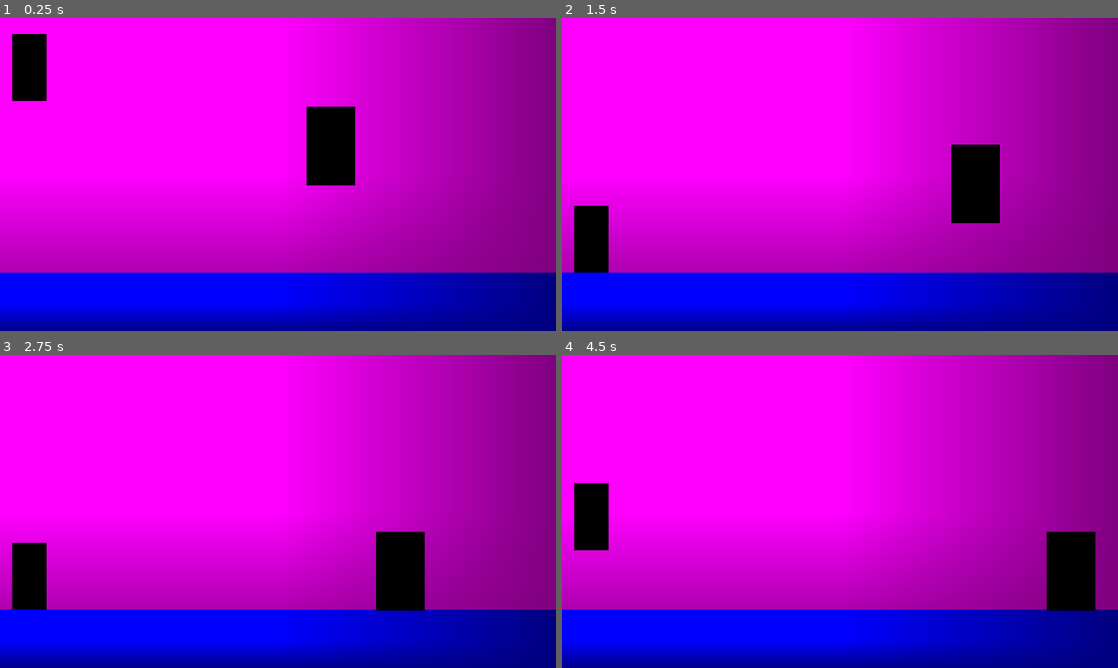
Above: before the commit, frames 1-4 (two rows, left to right).
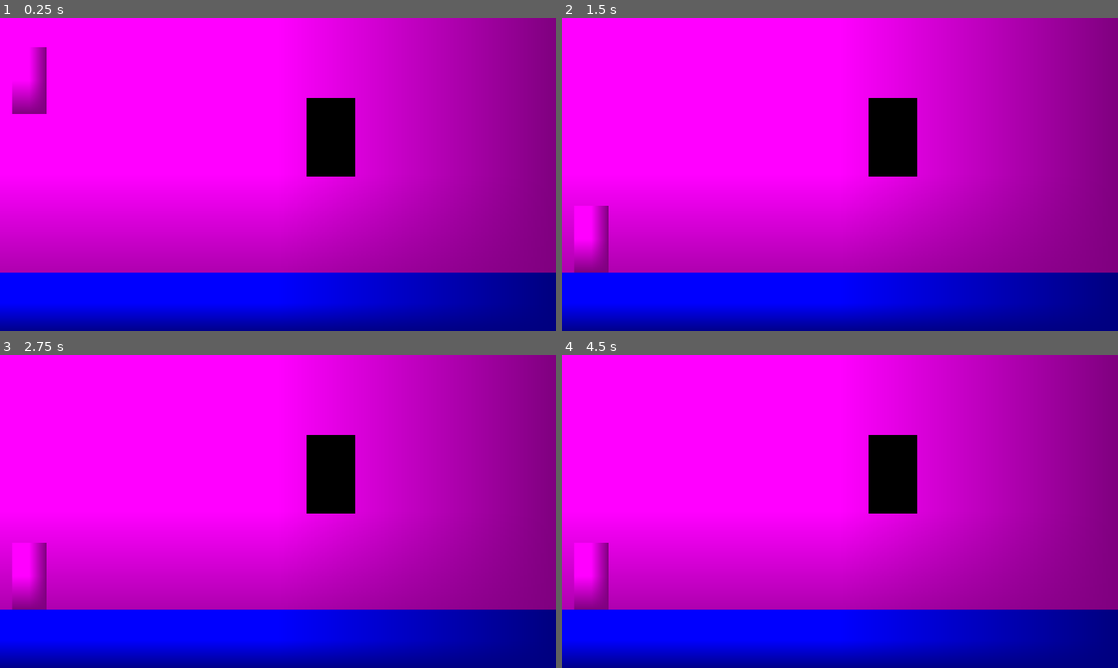
Above: after the commit, the same moments.

Repository: bjosephkatz/Bethesda-Brawl
Game: Godot game, scene res://scenes/game_arena.tscn
The game is run twice, just before and just after one commit, with the same random seed, the same clock (stepped at 60 frames per second) and the same inputs.
Inputs:
- Up to frame 1 (0.25 s): no input
- Up to frame 2 (1.5 s): tap Enter (ui_accept) at 0.5, 0.6 s; hold D (move_right, bound only before the commit) from 0.53 s (still down); tap W (jump, bound only before the commit) at 0.77, 1.07 s; tap M (attack_p1, bound only after the commit) at 0.8, 1.35 s
- Up to frame 3 (2.75 s): tap W (jump, bound only before the commit) at 1.52, 1.82, 2.3 s; tap F (attack_p2, bound only after the commit) at 1.55, 2.1 s; release D (move_right, bound only before the commit) at 2.03 s; hold A (move_left, bound only before the commit) from 2.03 s (still down)
- Up to frame 4 (4.5 s): release A (move_left, bound only before the commit) at 2.78 s; hold D (move_right, bound only before the commit) 2.78-4.28 s; tap W (jump, bound only before the commit) at 2.85, 3.02, 3.32, 3.77, 4.07 s; tap Up (jump_p1, bound only after the commit) at 3.05, 3.6 s; tap Enter (ui_accept) at 3.8, 4.35 s; hold A (move_left, bound only before the commit) from 4.28 s (still down)

The runs differ from the first frame. In frame 1, 2.1% of the frame differs, in the area x 2-64%, y 5-54%; in frame 2, 5.7%; in frame 3, 5.7%; in frame 4, 6.6%, in the area x 2-96%, y 25-82%.
Error after the commit: Parse Error: Expected closing ")" after call arguments. (res://scenes/player2.gd:22)

Commit message:
Working on player attack system, added temporary hitboxes

Diff:
--- a/project.godot
+++ b/project.godot
@@ -22,24 +22,43 @@
 
 [input]
 
-move_left={
+move_left_p1={
+"deadzone": 0.2,
+"events": [Object(InputEventKey,"resource_local_to_scene":false,"resource_name":"","device":-1,"window_id":0,"alt_pressed":false,"shift_pressed":false,"ctrl_pressed":false,"meta_pressed":false,"pressed":false,"keycode":0,"physical_keycode":4194319,"key_label":0,"unicode":0,"location":0,"echo":false,"script":null)
+]
+}
+move_right_p1={
+"deadzone": 0.2,
+"events": [Object(InputEventKey,"resource_local_to_scene":false,"resource_name":"","device":-1,"window_id":0,"alt_pressed":false,"shift_pressed":false,"ctrl_pressed":false,"meta_pressed":false,"pressed":false,"keycode":0,"physical_keycode":4194321,"key_label":0,"unicode":0,"location":0,"echo":false,"script":null)
+]
+}
+jump_p1={
+"deadzone": 0.2,
+"events": [Object(InputEventKey,"resource_local_to_scene":false,"resource_name":"","device":-1,"window_id":0,"alt_pressed":false,"shift_pressed":false,"ctrl_pressed":false,"meta_pressed":false,"pressed":false,"keycode":0,"physical_keycode":4194320,"key_label":0,"unicode":0,"location":0,"echo":false,"script":null)
+]
+}
+attack_p1={
+"deadzone": 0.2,
+"events": [Object(InputEventKey,"resource_local_to_scene":false,"resource_name":"","device":-1,"window_id":0,"alt_pressed":false,"shift_pressed":false,"ctrl_pressed":false,"meta_pressed":false,"pressed":false,"keycode":0,"physical_keycode":77,"key_label":0,"unicode":109,"location":0,"echo":false,"script":null)
+]
+}
+move_left_p2={
 "deadzone": 0.2,
 "events": [Object(InputEventKey,"resource_local_to_scene":false,"resource_name":"","device":-1,"window_id":0,"alt_press …(191 unchanged characters)…
 ]
 }
-move_right={
+move_right_p2={
 "deadzone": 0.2,
 "events": [Object(InputEventKey,"resource_local_to_scene":false,"resource_name":"","device":-1,"window_id":0,"alt_press …(192 unchanged characters)…
 ]
 }
-jump={
+jump_p2={
 "deadzone": 0.2,
 "events": [Object(InputEventKey,"resource_local_to_scene":false,"resource_name":"","device":-1,"window_id":0,"alt_press …(192 unchanged characters)…
 ]
 }
-attack={
+attack_p2={
 "deadzone": 0.2,
 "events": [Object(InputEventKey,"resource_local_to_scene":false,"resource_name":"","device":-1,"window_id":0,"alt_press …(192 unchanged characters)…
-, Object(InputEventKey,"resource_local_to_scene":false,"resource_name":"","device":-1,"window_id":0,"alt_pressed":false,"shift_pressed":false,"ctrl_pressed":false,"meta_pressed":false,"pressed":false,"keycode":0,"physical_keycode":77,"key_label":0,"unicode":109,"location":0,"echo":false,"script":null)
 ]
 }
--- a/scenes/game_arena.tscn
+++ b/scenes/game_arena.tscn
@@ -15,8 +15,14 @@
 [sub_resource type="RectangleShape2D" id="RectangleShape2D_2xdjh"]
 size = Vector2(79, 154)
 
+[sub_resource type="RectangleShape2D" id="RectangleShape2D_morgh"]
+size = Vector2(53, 127)
+
 [sub_resource type="RectangleShape2D" id="RectangleShape2D_pwy2h"]
 size = Vector2(109, 177)
+
+[sub_resource type="RectangleShape2D" id="RectangleShape2D_pou1h"]
+size = Vector2(54, 145)
 
 [node name="GameArena" type="Node2D"]
 
@@ -37,11 +43,10 @@
 scale = Vector2(1280, 140)
 texture = SubResource("PlaceholderTexture2D_2xdjh")
 
-[node name="Player" type="CharacterBody2D" parent="."]
+[node name="Player" type="CharacterBody2D" parent="." groups=["players"]]
 script = ExtResource("1_2xdjh")
 
 [node name="Sprite2D" type="Sprite2D" parent="Player"]
-modulate = Color(0, 1, 0, 1)
 position = Vector2(67.5, 94)
 scale = Vector2(79, 154)
 texture = SubResource("PlaceholderTexture2D_a1nvs")
@@ -50,7 +55,14 @@
 position = Vector2(67.5, 94)
 shape = SubResource("RectangleShape2D_2xdjh")
 
-[node name="Player2" type="CharacterBody2D" parent="."]
+[node name="AttackArea" type="Area2D" parent="Player"]
+monitoring = false
+
+[node name="CollisionShape2D" type="CollisionShape2D" parent="Player/AttackArea"]
+position = Vector2(105, 95)
+shape = SubResource("RectangleShape2D_morgh")
+
+[node name="Player2" type="CharacterBody2D" parent="." groups=["players"]]
 modulate = Color(1, 0, 1, 1)
 script = ExtResource("2_pwy2h")
 
@@ -63,3 +75,13 @@
 [node name="CollisionShape2D" type="CollisionShape2D" parent="Player2"]
 position = Vector2(761.5, 274.5)
 shape = SubResource("RectangleShape2D_pwy2h")
+
+[node name="AttackArea2" type="Area2D" parent="Player2"]
+monitoring = false
+
+[node name="CollisionShape2D" type="CollisionShape2D" parent="Player2/AttackArea2"]
+position = Vector2(704, 272.5)
+shape = SubResource("RectangleShape2D_pou1h")
+
+[connection signal="body_entered" from="Player/AttackArea" to="Player" method="_on_attack_area_body_entered"]
+[connection signal="body_entered" from="Player2/AttackArea2" to="Player2" method="_on_attack_area_2_body_entered"]
--- a/scenes/player2.gd
+++ b/scenes/player2.gd
@@ -3,17 +3,47 @@
 const SPEED = 200
 const GRAVITY = 600
 const JUMP_FORCE = -400
+const ATTACK_DURATION = 0.2  # seconds
+
+@onready var attack_area = $AttackArea
+
+var is_attacking = false
+var attack_timer = 0.0
 
 func _physics_process(delta):
-	# Apply gravity
 	velocity.y += GRAVITY * delta
 
-	# Handle left/right movement (A/D)
-	var input_direction = Input.get_action_strength("move_right") - Input.get_action_strength("move_left")
+	var input_direction = Input.get_action_strength("move_right_p2") - Input.get_action_strength("move_left_p2")
 	velocity.x = input_direction * SPEED
 
-	# Jump (W)
-	if is_on_floor() and Input.is_action_just_pressed("jump"):
+	if is_on_floor() and Input.is_action_just_pressed("jump_p2"):
 		velocity.y = JUMP_FORCE
 
+	if Input.is_action_just_pressed("attack_p2"f) and not is_attacking:
+		perform_attack()
+
+	if is_attacking:
+		attack_timer -= delta
+		if attack_timer <= 0.0:
+			end_attack()
+
 	move_and_slide()
+
+
+func perform_attack():
+	is_attacking = true
+	attack_timer = ATTACK_DURATION
+	attack_area.monitoring = true
+
+func end_attack():
+	is_attacking = false
+	attack_area.monitoring = false
+
+func _on_AttackArea_body_entered(body):
+	if body.is_in_group("players") and body != self:
+		print("Hit: ", body.name)
+		# TODO: Add health/damage logic here
+
+
+func _on_attack_area_2_body_entered(body: Node2D) -> void:
+	pass # Replace with function body.
--- a/scripts/player.gd
+++ b/scripts/player.gd
@@ -1,21 +1,48 @@
 extends CharacterBody2D
 
-# Constants
-const SPEED = 200
-const GRAVITY = 600
-const JUMP_FORCE = -400
+const SPEED = 500
+const GRAVITY = 1500
+const JUMP_FORCE = -800
+const ATTACK_DURATION = 0.2  # seconds
+
+@onready var attack_area = $AttackArea
+
+var is_attacking = false
+var attack_timer = 0.0
 
 func _physics_process(delta):
-	# Apply gravity
 	velocity.y += GRAVITY * delta
 
-	# Handle left/right input
-	var input_direction = Input.get_action_strength("ui_right") - Input.get_action_strength("ui_left")
+	var input_direction = Input.get_action_strength("move_right_p1") - Input.get_action_strength("move_left_p1")
 	velocity.x = input_direction * SPEED
 
-	# Jump
-	if is_on_floor() and Input.is_action_just_pressed("ui_accept"):
+	if is_on_floor() and Input.is_action_just_pressed("jump_p1"):
 		velocity.y = JUMP_FORCE
 
-	# Move the character
+	if Input.is_action_just_pressed("attack_p1") and not is_attacking:
+		perform_attack()
+
+	if is_attacking:
+		attack_timer -= delta
+		if attack_timer <= 0.0:
+			end_attack()
+
 	move_and_slide()
+
+
+func perform_attack():
+	is_attacking = true
+	attack_timer = ATTACK_DURATION
+	attack_area.monitoring = true
+
+func end_attack():
+	is_attacking = false
+	attack_area.monitoring = false
+
+func _on_AttackArea_body_entered(body):
+	if body.is_in_group("players") and body != self:
+		print("Hit: ", body.name)
+		# TODO: Add health/damage logic here
+
+func _on_attack_area_body_entered(body: Node2D) -> void:
+	pass # Replace with function body.
Not shown: 1 places in scenes/game_arena.tscn that only renumber resources
